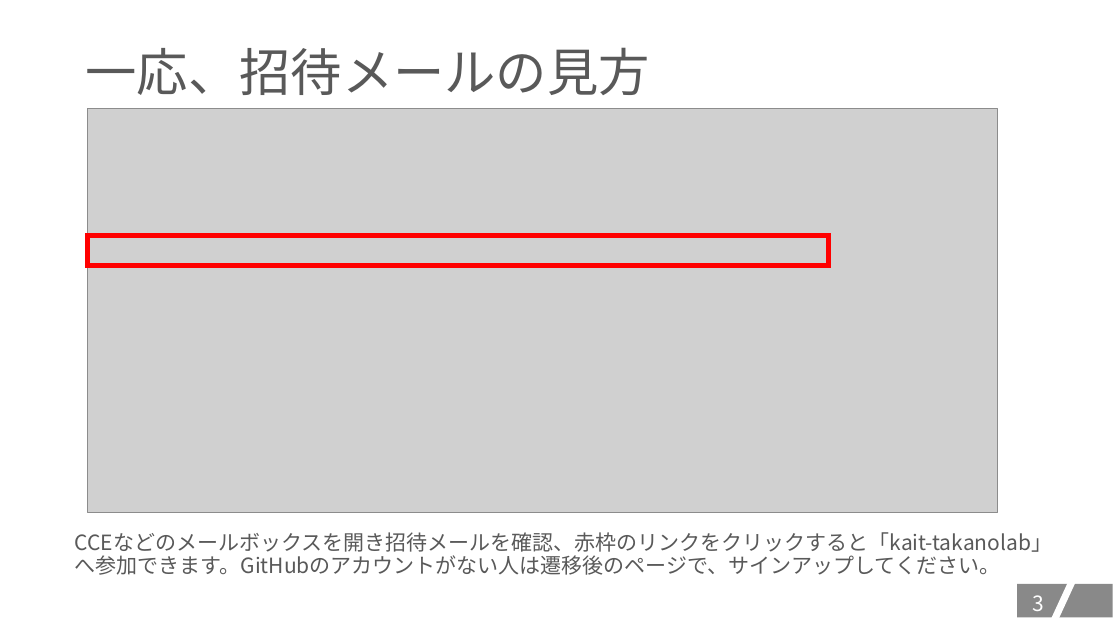
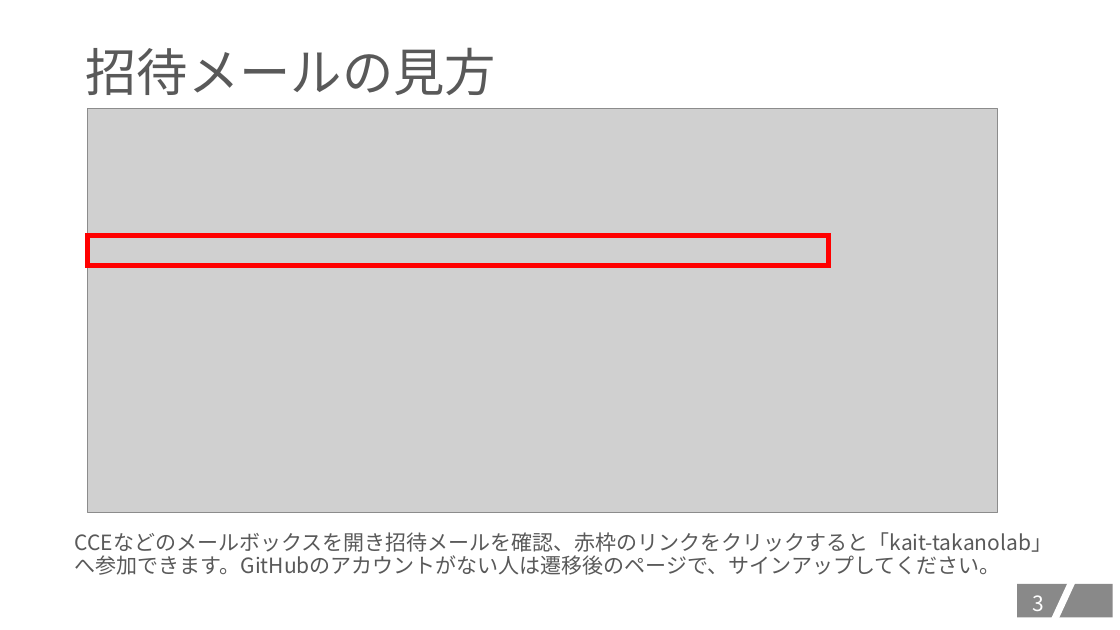
Before and after one commit to kait-takanolab/1821086_matsuo_thesis, a slide deck: slide 4 of GITHUBスタートアップ/GITHUBセットアップの会.pptx. Drawn at 1120x630 pixels with LibreOffice and Linux fonts; fonts in the diff are those of the drawing; grey boxes stand for pictures. Boxes give left, top, right and bottom in pixels: in the first picture for what was removed or moved away, otherwise in the second. Text is boxed around its words. In the diff, an @@ line names an element or a change of style, - is before the commit and + after.

```diff
--- a/GITHUBスタートアップ/GITHUBセットアップの会.pptx
+++ b/GITHUBスタートアップ/GITHUBセットアップの会.pptx
@@ title at (85,47,496,95): text changed @@
-一応、招待メールの見方
+招待メールの見方
```
Also in this commit, not shown: 1 other slide changed, 2 slides added.
